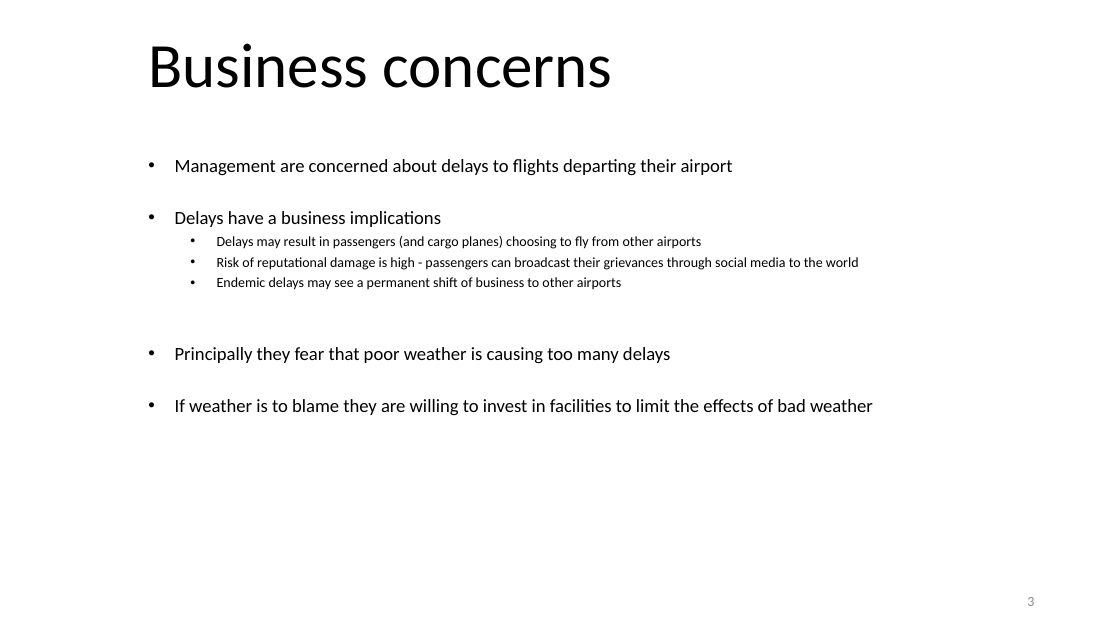
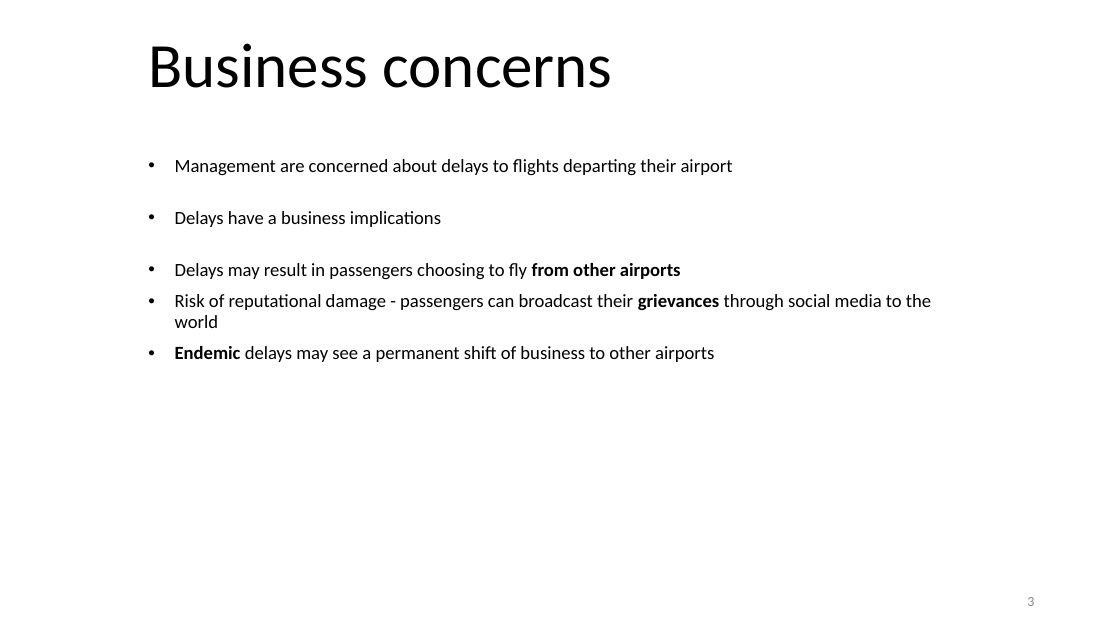
Before and after one commit to malcolmspeight/codeclan_final_project_malcolm_speight, a slide deck: slide 3 of Newark_script_01a.pptx. Drawn at 1120x630 pixels with LibreOffice and Linux fonts; fonts in the diff are those of the drawing. Boxes give left, top, right and bottom in pixels: in the first picture for what was removed or moved away, otherwise in the second. Text is boxed around its words. In the diff, an @@ line names an element or a change of style, - is before the commit and + after.

```diff
--- a/Newark_script_01a.pptx
+++ b/Newark_script_01a.pptx
@@ subtitle at [175, 263, 931, 328]: text changed; size 12 to 16 pt @@
-  • Delays may result in passengers (and cargo planes) choosing to fly from other airports
-  • Risk of reputational damage is high - passengers can broadcast their grievances through social media to the world
+• Delays may result in passengers choosing to fly from other airports
+• Risk of reputational damage - passengers can broadcast their grievances through social media to the world
@@ subtitle at [175, 347, 873, 415]: paragraphs removed @@
-• Principally they fear that poor weather is causing too many delays
-• If weather is to blame they are willing to invest in facilities to limit the effects of bad weather
@@ subtitle at [175, 346, 714, 362]: size 12 to 16 pt in "Endemic delays may see a permanent shift ..."; bold on in "Endemic"; list level 2 to 1 in "Endemic delays may see a ..." @@
```
Also in this commit, not shown: 3 other slides changed, 6 other files.
